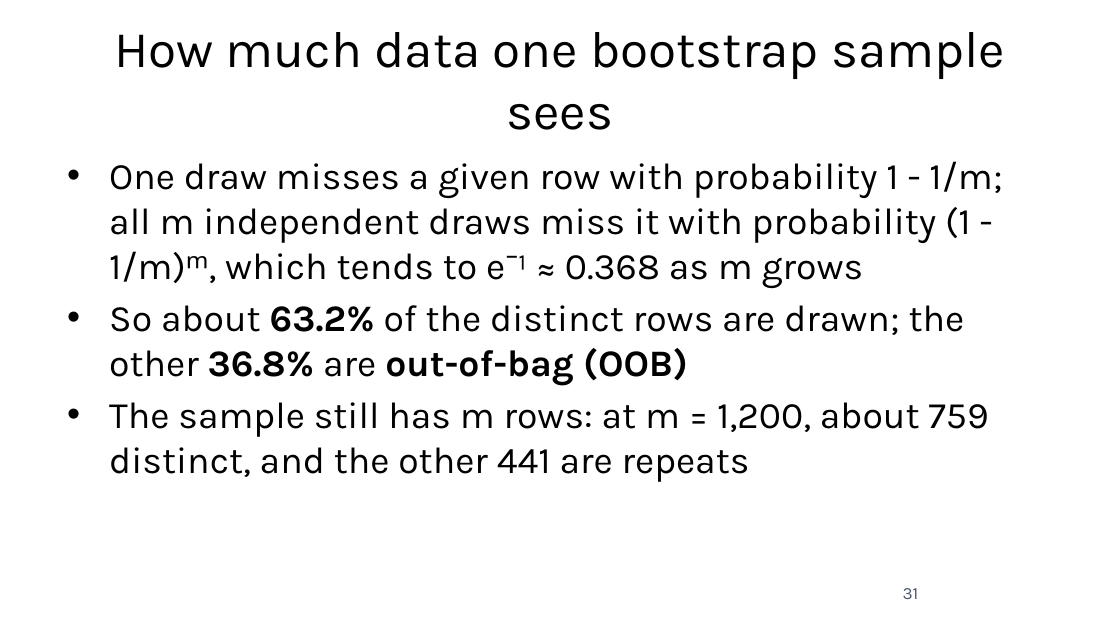
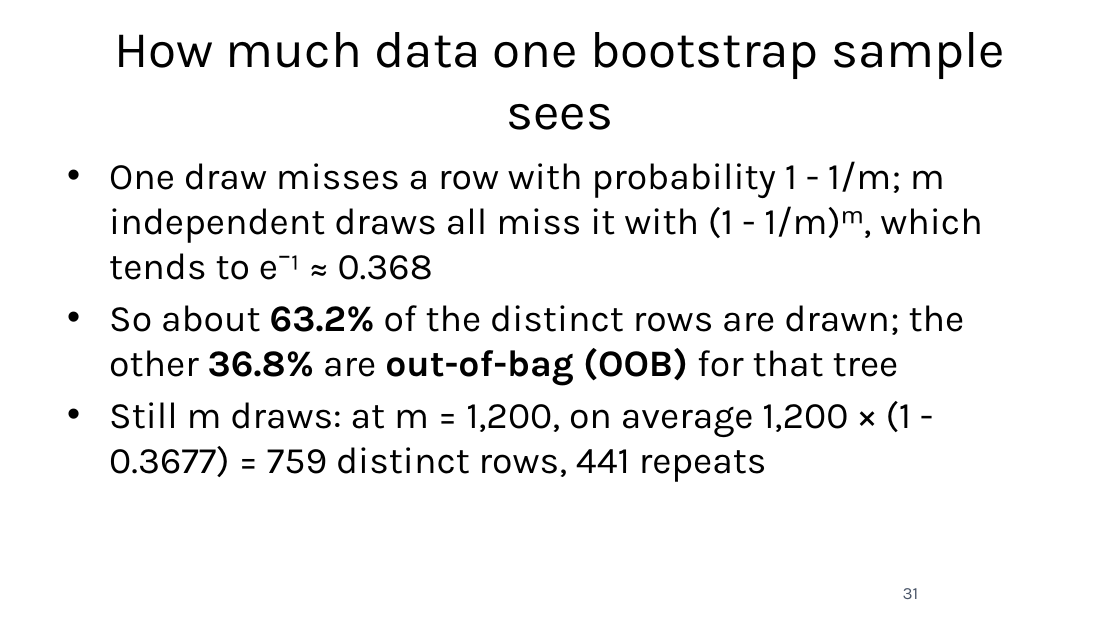
Before and after one commit to fabioantonini/technologies-for-artificial-intelligence, a slide deck: slide 31 of Lessons/07_trees_and_ensembles/Slides/trees_and_ensembles_slides.pptx. Drawn at 1120x630 pixels with LibreOffice and Linux fonts; fonts in the diff are those of the drawing; background and template pictures are left out. Boxes give left, top, right and bottom in pixels: in the first picture for what was removed or moved away, otherwise in the second. Text is boxed around its words. In the diff, an @@ line names an element or a change of style, - is before the commit and + after.

```diff
--- a/Lessons/07_trees_and_ensembles/Slides/trees_and_ensembles_slides.pptx
+++ b/Lessons/07_trees_and_ensembles/Slides/trees_and_ensembles_slides.pptx
@@ text at (109, 161, 982, 482): text changed @@
-• One draw misses a given row with probability 1 - 1/m; all m independent draws miss it with probability (1 - 1/m)ᵐ, which tends to e⁻¹ ≈ 0.368 as m grows
-• So about 63.2% of the distinct rows are drawn; the other 36.8% are out-of-bag (OOB)
-• The sample still has m rows: at m = 1,200, about 759 distinct, and the other 441 are repeats
+• One draw misses a row with probability 1 - 1/m; m independent draws all miss it with (1 - 1/m)ᵐ, which tends to e⁻¹ ≈ 0.368
+• So about 63.2% of the distinct rows are drawn; the other 36.8% are out-of-bag (OOB) for that tree
+• Still m draws: at m = 1,200, on average 1,200 × (1 - 0.3677) = 759 distinct rows, 441 repeats
```
Also in this commit, not shown: 9 other slides changed, 3 slides added, 2 slides removed, 17 other files.
